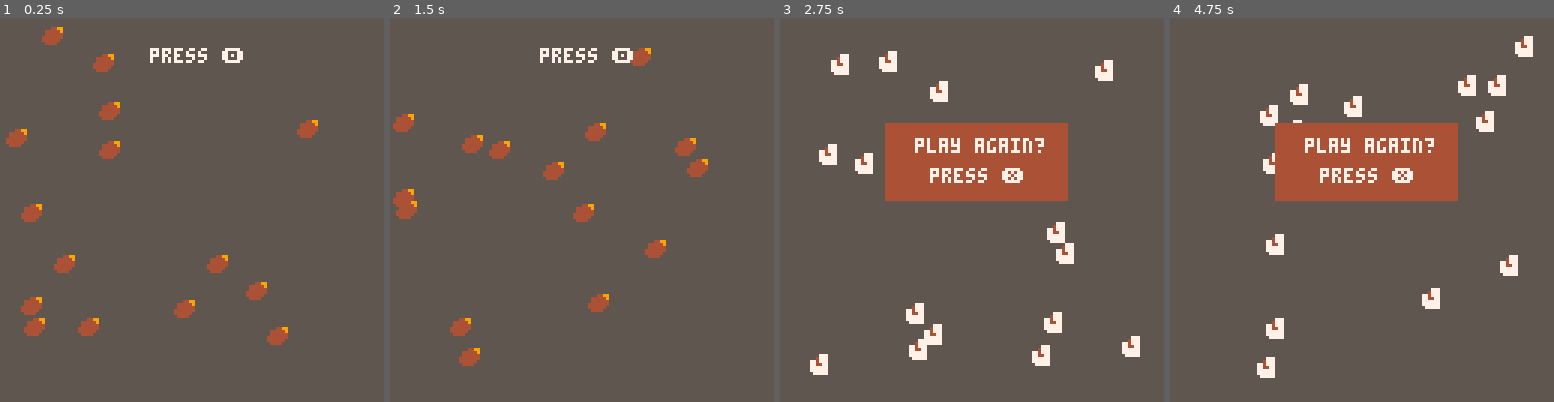
Above: before the commit, frames 1-4 (left to right).
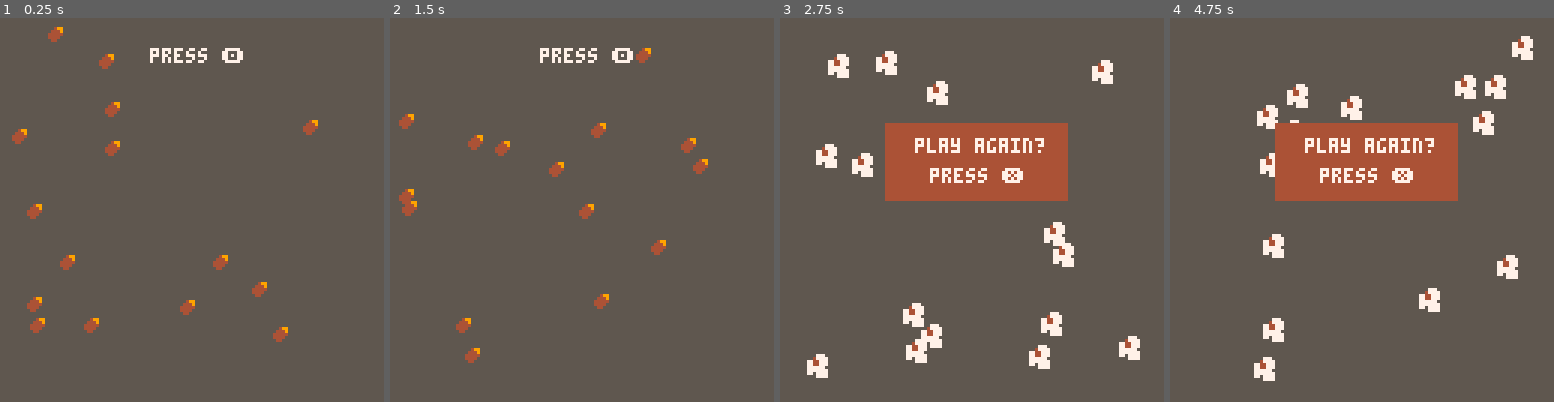
Above: after the commit, the same moments.

Repository: thoughtlesslabs/popper
Game: PICO-8 cartridge popper.p8
Two runs of this game, one before a commit and one after it. Both use one fixed random seed, a clock stepped at 60 frames per second and the inputs below.
Inputs:
- Up to frame 1 (0.25 s): no input
- Up to frame 2 (1.5 s): tap X (X key) at 0.33, 1.07 s; tap O (Z key) at 0.7 s
- Up to frame 3 (2.75 s): tap O (Z key) at 1.7, 2.1, 2.5 s; tap X (X key) at 1.85 s
- Up to frame 4 (4.75 s): tap O (Z key) every 0.4 s from 2.9 to 4.5 s; tap X (X key) at 2.97, 4.08 s

The runs differ from the first frame. In frame 1, 1.4% of the frame differs, in the area x 1-83%, y 2-86%; in frame 2, 1.3%; in frame 3, 1.7%, in the area x 7-94%, y 8-94%; in frame 4, 1.5%.

Commit message:
Better looking popcorn

Diff:
--- a/popper.p8
+++ b/popper.p8
@@ -94,142 +94,143 @@
 	end
 end
 __gfx__
-00000000000077700000000000000000000000000000000000000000000000000000000000000000000000000000000000000000000000000000000000000000
-00000000000477700004499000000000000000000000000000000000000000000000000000000000000000000000000000000000000000000000000000000000
-00700700077477700444449000000000000000000000000000000000000000000000000000000000000000000000000000000000000000000000000000000000
-00077000077447700444444000000000000000000000000000000000000000000000000000000000000000000000000000000000000000000000000000000000
-00077000077777704444444000000000000000000000000000000000000000000000000000000000000000000000000000000000000000000000000000000000
-00700700077777704444440000000000000000000000000000000000000000000000000000000000000000000000000000000000000000000000000000000000
-00000000007777700444400000000000000000000000000000000000000000000000000000000000000000000000000000000000000000000000000000000000
-…(132 lines of a section not shown)…
+00000000000777000000000000000000000000000000000000000000000000000000000000000000000000000000000000000000000000000000000000000000
+00000000004777700000499000000000000000000000000000000000000000000000000000000000000000000000000000000000000000000000000000000000
+00700700774477700004449000000000000000000000000000000000000000000000000000000000000000000000000000000000000000000000000000000000
+00077000774477700044444000000000000000000000000000000000000000000000000000000000000000000000000000000000000000000000000000000000
+00077000777777000044440000000000000000000000000000000000000000000000000000000000000000000000000000000000000000000000000000000000
+00700700777777700004400000000000000000000000000000000000000000000000000000000000000000000000000000000000000000000000000000000000
+00000000770777700000000000000000000000000000000000000000000000000000000000000000000000000000000000000000000000000000000000000000
+00000000000777700000000000000000000000000000000000000000000000000000000000000000000000000000000000000000000000000000000000000000
+…(132 lines of a section not shown)…
